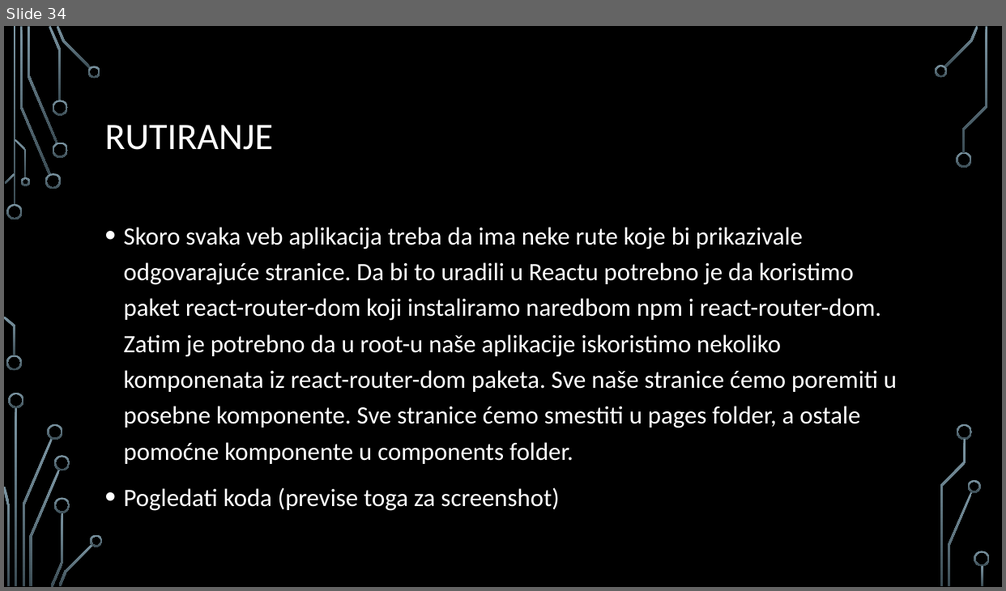
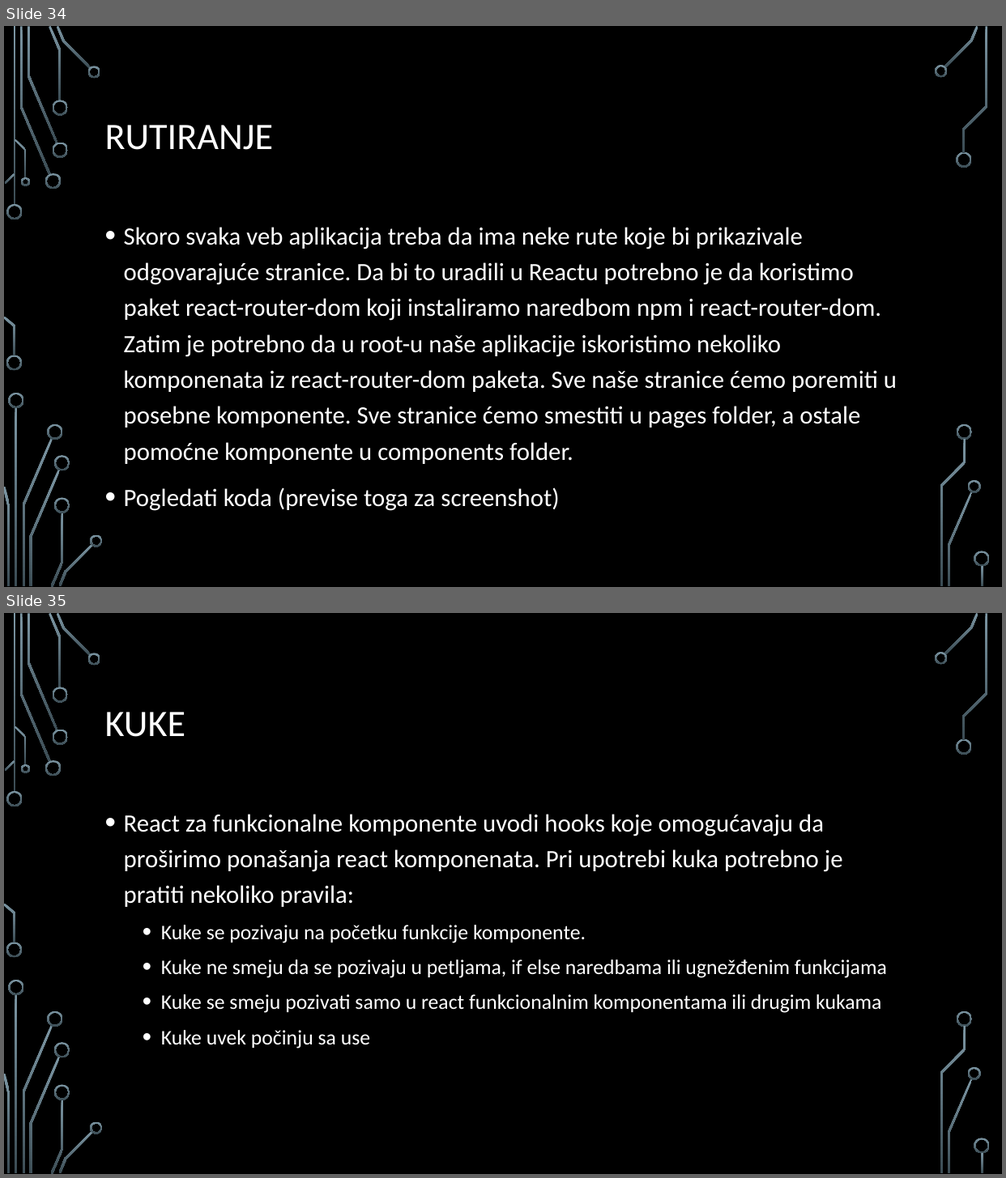
Before and after one commit to MihajloMilojevic/Sekcija, a slide deck: React/React - prezentacija.pptx. Shown one above the other, each under a label of ours: slide 34 before the commit, slides 34 and 35 after it. The pictures are 1006x591 and 1006x1178 pixels, drawn with LibreOffice and Linux fonts; fonts in the diff are those of the drawing; background and template pictures are left out. Boxes give left, top, right and bottom in pixels: in the first picture for what was removed or moved away, otherwise in the second. Text is boxed around its words. In the diff, an @@ line names an element or a change of style, - is before the commit and + after.

```diff
--- a/React/React - prezentacija.pptx
+++ b/React/React - prezentacija.pptx
@@ slide 35 added at [4,613,1002,1174], background picture (left out); not listed: 36 template elements that a slide beside it also shows @@
@@ title added at [105,712,185,737], 36 pt, text #FFFFFF @@
+KUKE
@@ text added at [124,814,887,1049], 20 pt, text #FFFFFF @@
+• React za funkcionalne komponente uvodi hooks koje omogućavaju da proširimo ponašanja react komponenata. Pri upotrebi kuka potrebno je pratiti nekoliko pravila:
+  • Kuke se pozivaju na početku funkcije komponente.
+  • Kuke ne smeju da se pozivaju u petljama, if else naredbama ili ugnežđenim funkcijama
+  • Kuke se smeju pozivati samo u react funkcionalnim komponentama ili drugim kukama
+  • Kuke uvek počinju sa use
```
Also in this commit, not shown: 1 other slide added, 1 slide removed, 4 other files.
